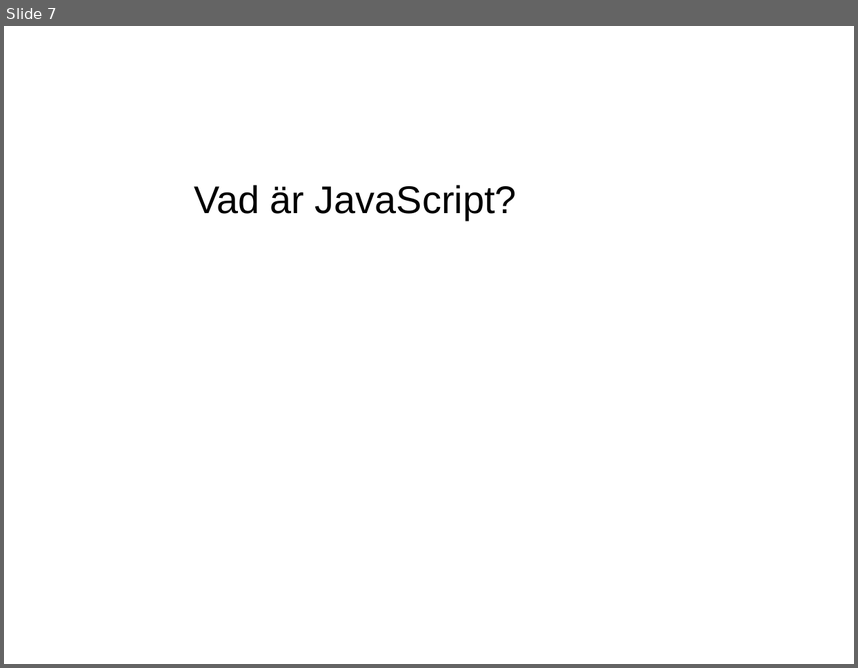
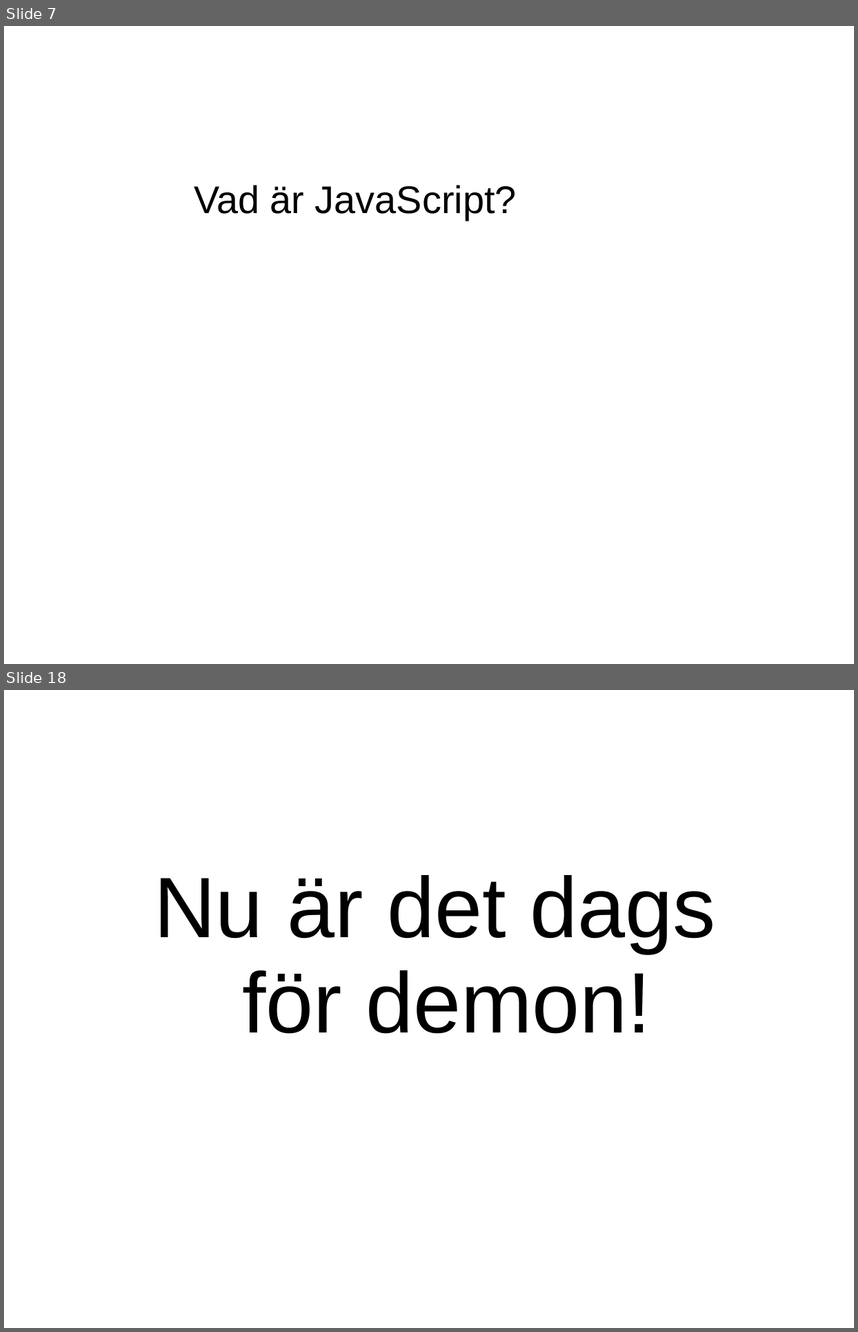
Before and after one commit to evilcandybag/JSHC, a slide deck: report/presentation.ppt. Shown one above the other, each under a label of ours: slide 7 before the commit, slides 7 and 18 after it; the slides between them are not shown. The pictures are 858x668 and 858x1332 pixels, drawn with LibreOffice and Linux fonts; fonts in the diff are those of the drawing. Boxes give left, top, right and bottom in pixels: in the first picture for what was removed or moved away, otherwise in the second. Text is boxed around its words. In the diff, an @@ line names an element or a change of style, - is before the commit and + after.

```diff
--- a/report/presentation.ppt
+++ b/report/presentation.ppt
@@ slide 18 added at (4, 690, 854, 1328), background #FFFFFF @@
@@ text added at (154, 875, 715, 1034), 80 pt, text #000000 @@
+Nu är det dags
+för demon!
```
Also in this commit, not shown: 3 slides changed, 10 other slides added.
